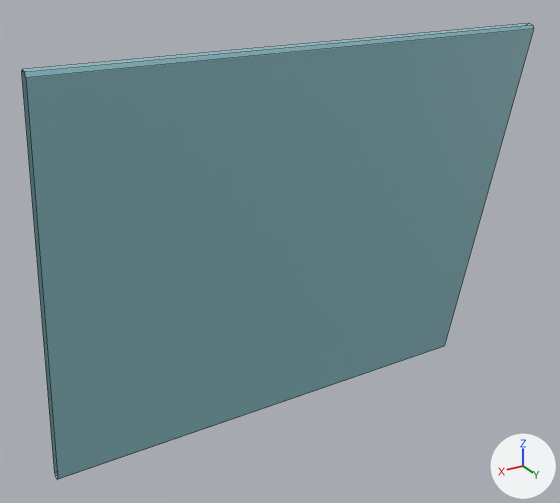
The FBX model Assets/Models/Meshes/table_drawing_panel.fbx as it was, and as the next commit left it.
The view is the same before and after, from a camera (50 mm lens) standing at (0.823, 1.309, 1.105) and looking at (0.029, -0.015, 0.443). The axes (+X, +Y, +Z) are drawn at lower right. The lights are the same throughout. Mesh edges are drawn as thin lines. Where no turn or scale is listed for an object, it has been applied to the vertices.

The first picture shows 'table_drawing_panel'.
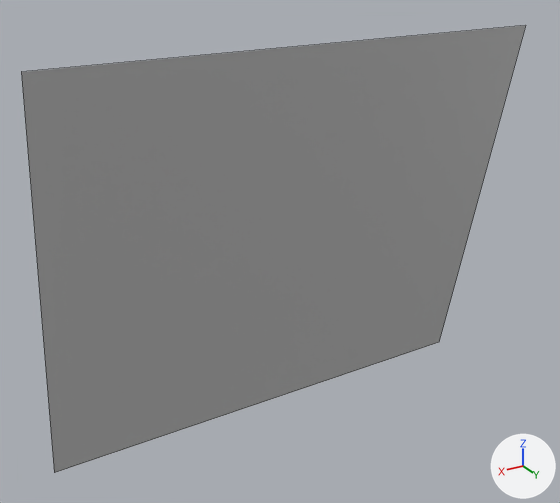
What changed in the scene script:
```text
Change mat_temp_base_mat:
    mat_temp_base_mat.base_color: (0.268, 0.521, 0.569) -> (0.5, 0.5, 0.5)  # cyan #8dbfc7 -> grey #bcbcbc
Change me_mesh:
    where me_mesh.from_pydata(...)  # 16 vertices, 8 faces; spans x -0.545..0.545, y -0.1..0.1, z 0.0..0.894
    used by ob_table_drawing_panel; location = (0.0, 0.0, 0.0)
    verts and faces of me_mesh; kept vertices keep their numbers, new ones are numbered from 16
    before: 0 (-0.545, 0.095, 0.891) at pixel (532, 25), 1 (-0.545, 0.1, 0.884) at pixel (533, 28), 2 (0.545, 0.1, 0.884) at pixel (25, 77), 3 (0.545, 0.096, 0.891) at pixel (24, 72), 4 (-0.545, 0.075, 0.889)
    before: 5 (-0.545, 0.083, 0.894) at pixel (528, 23), 6 (0.545, 0.084, 0.894) at pixel (22, 69), 7 (0.545, 0.076, 0.889) at pixel (21, 71), 8 (-0.545, -0.096, 0.001), 9 (-0.545, -0.1, 0.007)
    before: 10 (0.545, -0.1, 0.007) at pixel (54, 472), 11 (0.545, -0.095, 0.001) at pixel (55, 476), 12 (-0.545, -0.078, 0.005) at pixel (444, 346), 13 (-0.545, -0.085, 0.0) at pixel (442, 346), 14 (0.545, -0.084, 0.0) at pixel (56, 479)
    before: 15 (0.545, -0.077, 0.005) at pixel (57, 479)
    me_mesh part 1
    add delete_vertices([*range(0, 4), 5, 6, 8, *range(11, 16)])  # with the faces that use them
```

Boxes [x1, y1, x2, y2] around the edits, measured in the pictures (560 x 503 px):
'table_drawing_panel', recoloured, reshaped (cyan to grey)
    before: [22, 23, 534, 480]
    after: [22, 25, 526, 473]
part 1 of me_mesh, deleted (cyan)
    before: [22, 23, 534, 480]
